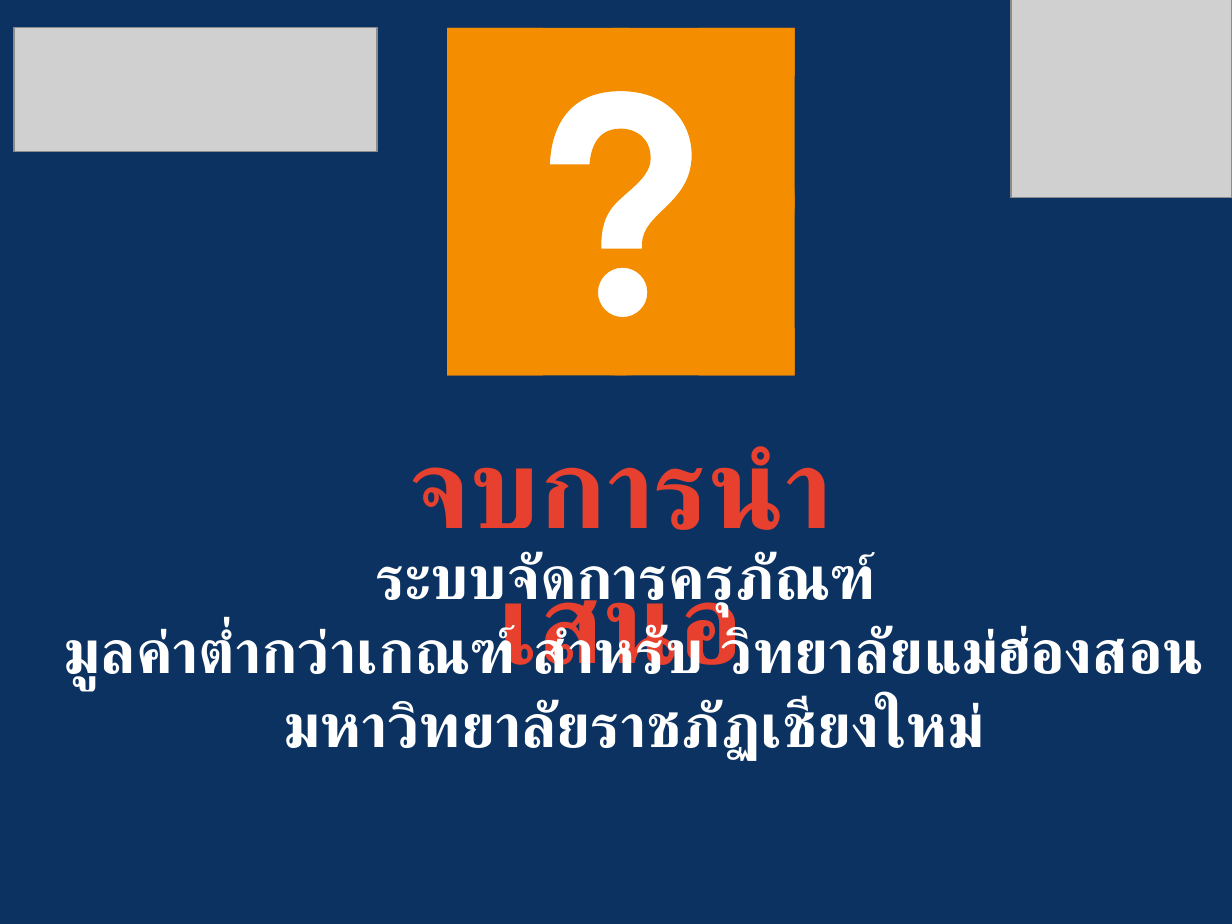
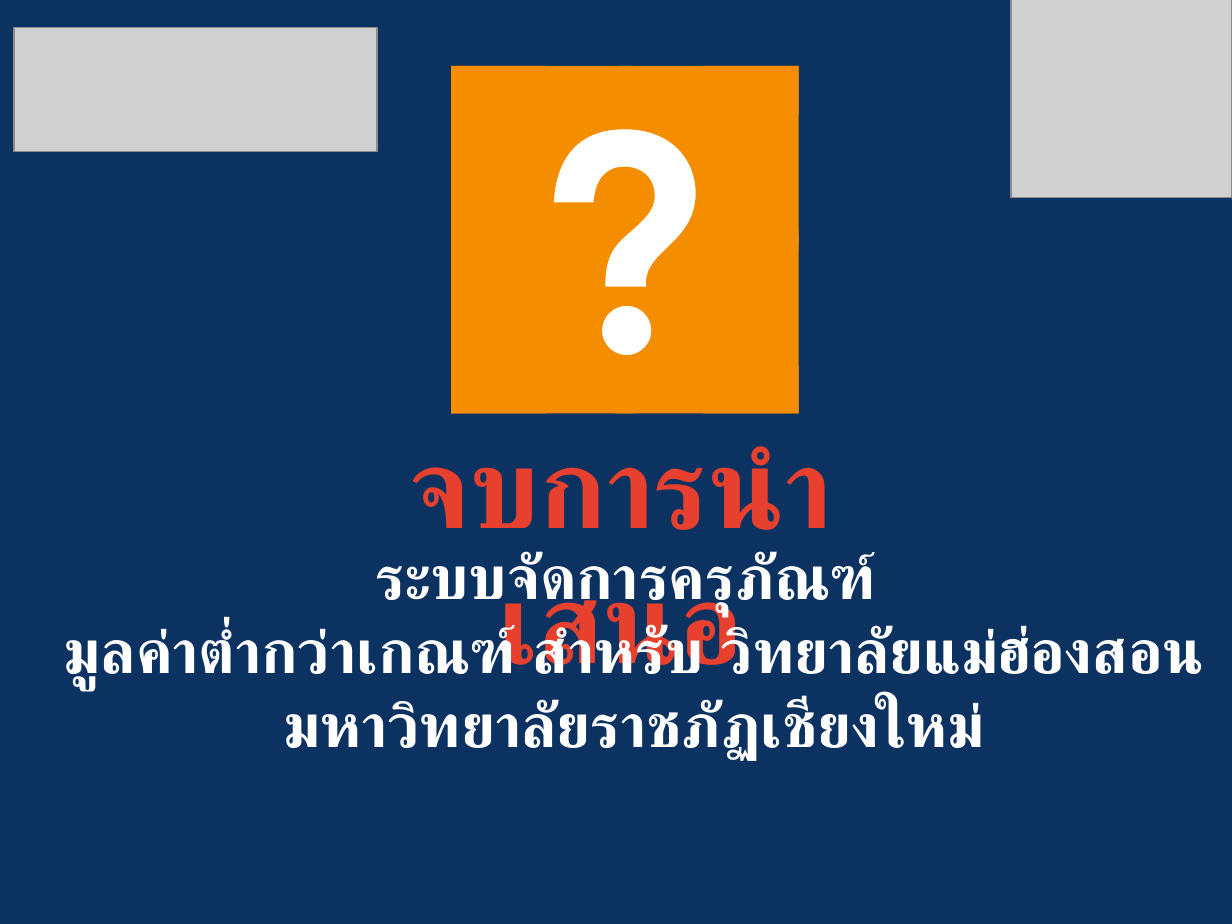
Before and after one commit to JhunCabas/asset-project-system, a slide deck: slide 22 of ASSET_DOC/ASSET_Proposal/ASSET_Final.pptx. Drawn at 1232x924 pixels with LibreOffice and Linux fonts; fonts in the diff are those of the drawing; grey boxes stand for pictures; background and template pictures are left out. Boxes give left, top, right and bottom in pixels: in the first picture for what was removed or moved away, otherwise in the second. Text is boxed around its words. In the diff, an @@ line names an element or a change of style, - is before the commit and + after.

```diff
--- a/ASSET_DOC/ASSET_Proposal/ASSET_Final.pptx
+++ b/ASSET_DOC/ASSET_Proposal/ASSET_Final.pptx
@@ 4 rectangles, 1 freeform shape: place and size @@
-4 rectangles, 1 freeform shape at box(447, 28, 795, 376)
+4 rectangles, 1 freeform shape at box(451, 66, 799, 414)
@@ rectangle: place and size @@
-rectangle at box(512, 45, 758, 352)
+rectangle at box(516, 82, 762, 389)
```
Also in this commit, not shown: 1 other slide changed, 1 slide added, 1 slide removed, 2 other files.
